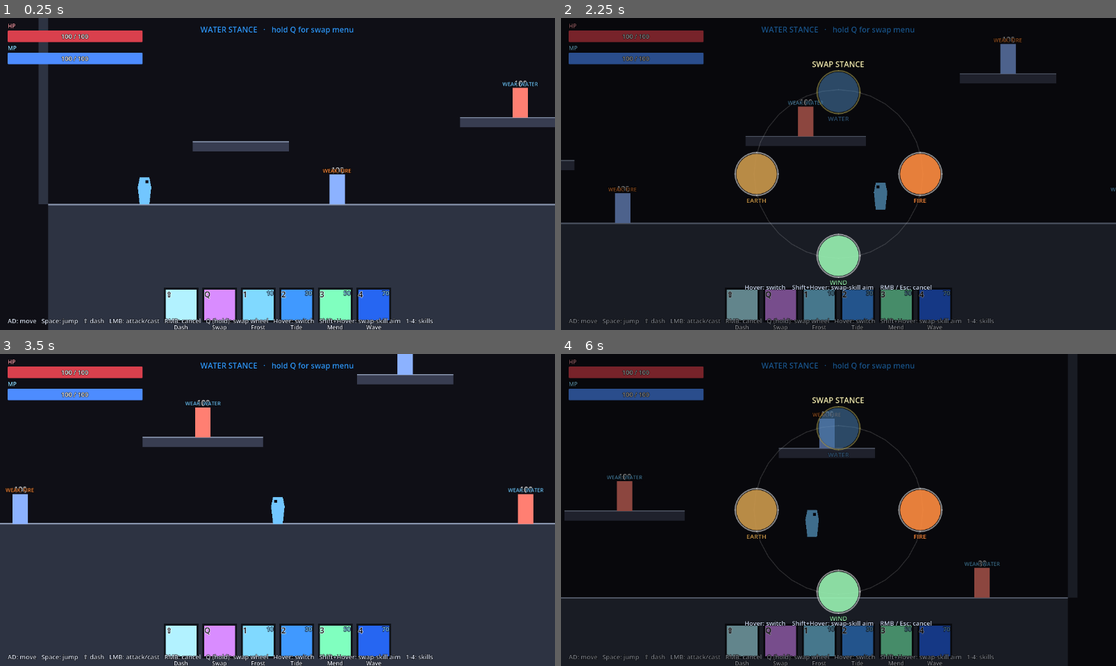
Above: before the commit, frames 1-4 (two rows, left to right).
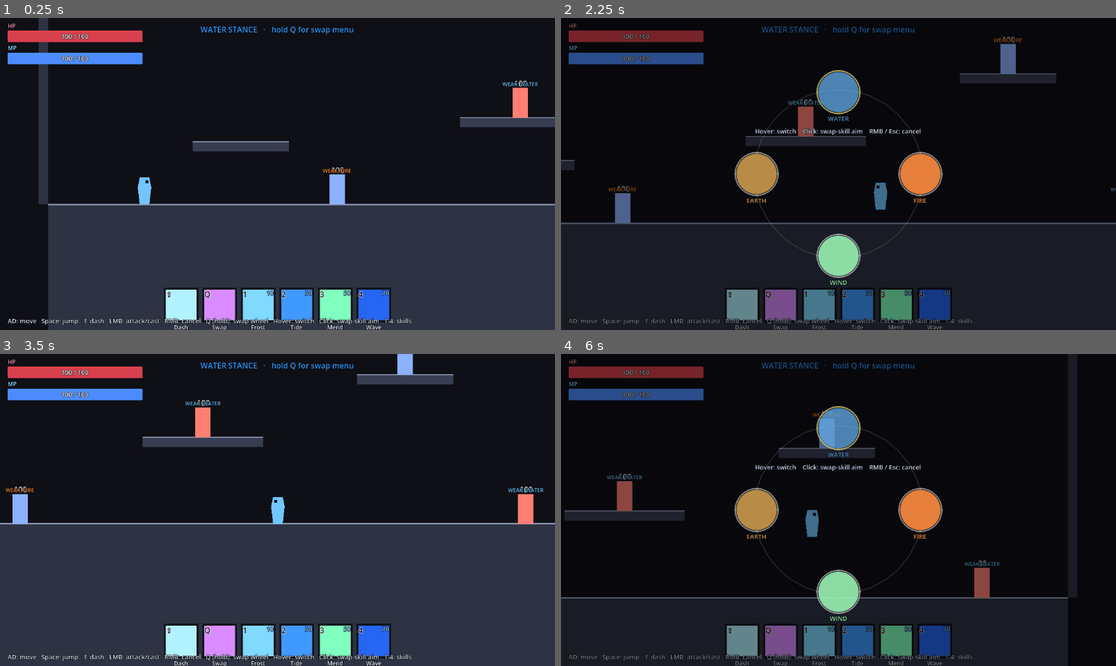
Above: after the commit, the same moments.

Repository: popcaf/achildspiritmechanicedemo
Game: Godot game, scene res://scenes/test_map.tscn
Same seed, same stepped clock (60 frames per second), same inputs: the game is played once before the commit and once after it.
Inputs (mouse positions are in pixels of both pictures, inside the frame that each line leads up to):
- Up to frame 1 (0.25 s): no input
- Up to frame 2 (2.25 s): tap Enter at 0.5 s; move the mouse to (960, 158) at 0.52 s; hold D (move_right) 0.53-2.03 s; click (960, 158) at 0.6 s; tap Space (jump) at 0.77, 1.07, 1.52, 1.82 s; tap Shift (dash) at 0.8, 1.35 s; move the mouse to (727, 189) at 1.27 s; click (727, 189) at 1.42 s; tap Q (stance_toggle) at 1.55 s; move the mouse to (894, 105) at 2.02 s; hold A (move_left) from 2.03 s (still down); hold Q (stance_toggle) from 2.03 s (still down); click (894, 105) at 2.17 s
- Up to frame 3 (3.5 s): tap Space (jump) at 2.3 s; release A (move_left) at 2.75 s; release Q (stance_toggle) at 2.75 s; click (277, 432) at 2.75 s, where only the run after the commit has a clickable "WATER"
- Up to frame 4 (6 s): move the mouse to (810, 572) at 3.52 s; hold D (move_right) 3.53-5.03 s; tap Space (jump) at 3.6, 3.77, 4.07, 4.52, 4.82, 5.27, 5.57 s; click (810, 572) at 3.8 s; move the mouse to (1005, 556) at 4.27 s; click (1005, 556) at 4.35 s; tap Shift (dash) at 4.55, 5.1 s; right-click (1005, 556) at 4.9 s; move the mouse to (672, 463) at 5.02 s; hold A (move_left) 5.03-5.78 s; click (672, 463) at 5.17 s; tap Q (stance_toggle) at 5.3 s; tap Escape (ui_cancel) at 5.65 s; move the mouse to (866, 510) at 5.77 s; hold D (move_right) from 5.78 s (still down); hold Q (stance_toggle) from 5.78 s (still down); click (866, 510) at 5.92 s

The runs differ from the first frame. In frame 1, 0.2% of the frame differs, in the area x 57-78%, y 95-99%; in frame 2, 1.7%, in the area x 33-78%, y 13-99%; in frame 3, 0.2%; in frame 4, 1.7%.

Commit message:
Version 0.0.3e

Diff:
--- a/scenes/hud.tscn
+++ b/scenes/hud.tscn
@@ -155,7 +155,7 @@
 offset_top = -28.0
 offset_right = 880.0
 offset_bottom = -8.0
-text = "AD: move   Space: jump   ⇧ dash   LMB: attack/cast   RMB: cancel   Q (hold): swap wheel   Hover: switch   Shift+Hover: swap-skill aim   1-4: skills"
+text = "AD: move   Space: jump   ⇧ dash   LMB: attack/cast   RMB: cancel   Q (hold): swap wheel   Hover: switch   Click: swap-skill aim   1-4: skills"
 theme_override_colors/font_color = Color(0.85, 0.88, 0.95, 1)
 theme_override_colors/font_outline_color = Color(0, 0, 0, 1)
 theme_override_constants/outline_size = 3
--- a/scenes/player.tscn
+++ b/scenes/player.tscn
@@ -7,6 +7,7 @@
 [ext_resource type="Script" uid="uid://05m3ddqd4b0m" path="res://scripts/swap_aimer.gd" id="5"]
 [ext_resource type="PackedScene" path="res://scenes/wind_player.tscn" id="6"]
 [ext_resource type="PackedScene" path="res://scenes/earth_player.tscn" id="7"]
+[ext_resource type="Script" path="res://scripts/swap_range_aimer.gd" id="8"]
 
 [sub_resource type="CapsuleShape2D" id="CapsuleShape2D_1"]
 radius = 12.0
@@ -55,3 +56,7 @@
 layer = 5
 visible = false
 script = ExtResource("5")
+
+[node name="SwapRangeAimer" type="Node2D" parent="."]
+visible = false
+script = ExtResource("8")
--- a/scripts/player.gd
+++ b/scripts/player.gd
@@ -110,6 +110,7 @@
 @onready var earth_stance: StancePlayer = $StanceHolder/EarthPlayer
 @onready var aim_reticle: Node2D = $AimReticle
 @onready var swap_aimer: Node = $SwapAimer
+@onready var swap_range_aimer: Node2D = $SwapRangeAimer
 @onready var cast_page: Node = get_node_or_null(cast_page_path)
 
 
@@ -130,6 +131,9 @@
 		swap_aimer.stance_selected.connect(_on_stance_selected)
 		swap_aimer.stance_aim_requested.connect(_on_stance_aim_requested)
 		swap_aimer.swap_cancelled.connect(_on_swap_cancelled)
+	if swap_range_aimer:
+		swap_range_aimer.aim_confirmed.connect(_on_swap_range_confirmed)
+		swap_range_aimer.aim_cancelled.connect(_on_swap_range_cancelled)
 	health_changed.emit(health, max_health)
 	mana_changed.emit(mana, max_mana)
 	stance_changed.emit(current_stance)
@@ -137,7 +141,7 @@
 
 func _process(_delta: float) -> void:
 	if aim_reticle:
-		if aiming_active or pending_swap_stance != -1:
+		if aiming_active:
 			aim_reticle.visible = true
 			aim_reticle.global_position = get_global_mouse_position()
 		else:
@@ -178,16 +182,11 @@
 	if Input.is_action_just_pressed("attack"):
 		if aiming_active:
 			_execute_pending_skill(get_global_mouse_position())
-		elif pending_swap_stance != -1:
-			var stance := pending_swap_stance
-			pending_swap_stance = -1
-			_execute_swap_skill_at(get_global_mouse_position(), stance)
 		elif attack_cd <= 0.0 and dash_time_left <= 0.0 and swap_time_left <= 0.0:
 			_basic_attack()
 
-	if (aiming_active or pending_swap_stance != -1) and (Input.is_action_just_pressed("ui_cancel") or Input.is_action_just_pressed("cancel_skill")):
+	if aiming_active and (Input.is_action_just_pressed("ui_cancel") or Input.is_action_just_pressed("cancel_skill")):
 		_cancel_skill()
-		pending_swap_stance = -1
 
 	if Input.is_action_just_pressed("dash") and dash_cd <= 0.0 and dash_time_left <= 0.0 and swap_time_left <= 0.0:
 		_do_dash()
@@ -499,10 +498,31 @@
 
 
 func _on_stance_aim_requested(stance_idx: int) -> void:
-	if stance_idx == current_stance:
-		return
-	_close_swap_hud()
+	# Hide wheel but stay paused — range-aimer takes over while paused.
+	swap_aiming = false
+	if swap_aimer:
+		swap_aimer.stop_aiming()
 	pending_swap_stance = stance_idx
+	if swap_range_aimer:
+		var stance_color: Color = STANCES[stance_idx].color
+		swap_range_aimer.start_aiming(stance_color, SWAP_TRAVEL_DISTANCE)
+
+
+func _on_swap_range_confirmed(target_pos: Vector2) -> void:
+	var stance := pending_swap_stance
+	pending_swap_stance = -1
+	if swap_range_aimer:
+		swap_range_aimer.stop_aiming()
+	get_tree().paused = false
+	if stance >= 0:
+		_execute_swap_skill_at(target_pos, stance)
+
+
+func _on_swap_range_cancelled() -> void:
+	pending_swap_stance = -1
+	if swap_range_aimer:
+		swap_range_aimer.stop_aiming()
+	get_tree().paused = false
 
 
 func _on_swap_cancelled() -> void:
@@ -705,6 +725,8 @@
 		_end_swap_phase()
 		if swap_aimer:
 			swap_aimer.stop_aiming()
+		if swap_range_aimer:
+			swap_range_aimer.stop_aiming()
 		get_tree().paused = false
 		health_changed.emit(health, max_health)
 		mana_changed.emit(mana, max_mana)
--- a/scripts/swap_aimer.gd
+++ b/scripts/swap_aimer.gd
@@ -43,11 +43,18 @@
 	backdrop.mouse_filter = Control.MOUSE_FILTER_IGNORE
 	_root.add_child(backdrop)
 
+	# Hub gets a real rect so child Buttons sit inside their parent's bounds
+	# (Controls with a zero-size parent can fail hit testing in some setups).
+	var hub_extent: float = WHEEL_RADIUS + ICON_RADIUS + 32.0
 	_hub = Control.new()
 	_hub.anchor_left = 0.5
 	_hub.anchor_right = 0.5
 	_hub.anchor_top = 0.5
 	_hub.anchor_bottom = 0.5
+	_hub.offset_left = -hub_extent
+	_hub.offset_right = hub_extent
+	_hub.offset_top = -hub_extent - 80.0
+	_hub.offset_bottom = hub_extent + 80.0
 	_hub.mouse_filter = Control.MOUSE_FILTER_IGNORE
 	_root.add_child(_hub)
 
@@ -86,7 +93,7 @@
 	_hub.add_child(_title)
 
 	_hint = Label.new()
-	_hint.text = "Hover: switch    Shift+Hover: swap-skill aim    RMB / Esc: cancel"
+	_hint.text = "Hover: switch    Click: swap-skill aim    RMB / Esc: cancel"
 	_hint.horizontal_alignment = HORIZONTAL_ALIGNMENT_CENTER
 	_hint.anchor_left = 0.5
 	_hint.anchor_right = 0.5
@@ -110,15 +117,19 @@
 
 func start_aiming() -> void:
 	visible = true
+	if _root:
+		_root.visible = true
 	_active = true
 	_hover_idx = -1
 	_refresh_icon_states()
 
 
 func stop_aiming() -> void:
-	visible = false
 	_active = false
 	_hover_idx = -1
+	if _root:
+		_root.visible = false
+	visible = false
 
 
 func set_current_stance(stance_idx: int) -> void:
@@ -148,6 +159,7 @@
 	var oy: float = sin(angle) * WHEEL_RADIUS
 
 	var btn := Button.new()
+	btn.process_mode = Node.PROCESS_MODE_WHEN_PAUSED
 	btn.flat = true
 	btn.focus_mode = Control.FOCUS_NONE
 	btn.mouse_default_cursor_shape = Control.CURSOR_POINTING_HAND
@@ -162,6 +174,7 @@
 	btn.offset_bottom = oy + ICON_RADIUS + 26.0
 	btn.mouse_entered.connect(_on_icon_mouse_entered.bind(idx))
 	btn.mouse_exited.connect(_on_icon_mouse_exited.bind(idx))
+	btn.pressed.connect(_on_icon_pressed.bind(idx))
 
 	var color: Color = data.get("color", Color.WHITE)
 
@@ -223,10 +236,7 @@
 			continue
 		var idx: int = int(icon.get_meta("stance_idx", -1))
 		var is_current: bool = idx == _current_stance
-		icon.disabled = is_current
-		icon.mouse_default_cursor_shape = (
-			Control.CURSOR_FORBIDDEN if is_current else Control.CURSOR_POINTING_HAND
-		)
+		icon.mouse_default_cursor_shape = Control.CURSOR_POINTING_HAND
 
 		var ring: Panel = icon.get_node_or_null("Ring")
 		if ring:
@@ -237,7 +247,7 @@
 				)
 
 		if is_current:
-			icon.modulate = Color(0.6, 0.6, 0.65, 0.65)
+			icon.modulate = Color(0.85, 0.85, 0.9, 0.85)
 		else:
 			icon.modulate = Color(1.0, 1.0, 1.0, 1.0)
 
@@ -245,13 +255,10 @@
 func _on_icon_mouse_entered(idx: int) -> void:
 	if not _active:
 		return
+	_hover_idx = idx
 	if idx == _current_stance:
 		return
-	_hover_idx = idx
-	if Input.is_key_pressed(KEY_SHIFT):
-		stance_aim_requested.emit(idx)
-	else:
-		stance_selected.emit(idx, false)
+	stance_selected.emit(idx, false)
 
 
 func _on_icon_mouse_exited(idx: int) -> void:
@@ -259,7 +266,13 @@
 		_hover_idx = -1
 
 
-func _input(event: InputEvent) -> void:
+func _on_icon_pressed(idx: int) -> void:
+	if not _active:
+		return
+	stance_aim_requested.emit(idx)
+
+
+func _unhandled_input(event: InputEvent) -> void:
 	if not _active:
 		return
 	if event.is_action_pressed("cancel_skill") or event.is_action_pressed("ui_cancel"):
@@ -270,8 +283,3 @@
 		return
 	if event is InputEventMouseButton and event.pressed and event.button_index == MOUSE_BUTTON_RIGHT:
 		swap_cancelled.emit()
-		return
-	# Shift pressed while already hovering an icon → start swap-skill aim for that stance.
-	if event is InputEventKey and event.pressed and not event.echo:
-		if event.keycode == KEY_SHIFT and _hover_idx != -1 and _hover_idx != _current_stance:
-			stance_aim_requested.emit(_hover_idx)
--- /dev/null
+++ b/scripts/swap_range_aimer.gd
@@ -0,0 +1,77 @@
+extends Node2D
+
+signal aim_confirmed(target_pos: Vector2)
+signal aim_cancelled
+
+@export var radius: float = 240.0
+
+var _color: Color = Color(1.0, 0.85, 0.3, 1.0)
+var _active: bool = false
+
+
+func _ready() -> void:
+	visible = false
+	process_mode = Node.PROCESS_MODE_WHEN_PAUSED
+	set_process(true)
+
+
+func start_aiming(stance_color: Color = Color(1.0, 0.85, 0.3, 1.0), aim_radius: float = -1.0) -> void:
+	_color = stance_color
+	if aim_radius > 0.0:
+		radius = aim_radius
+	_active = true
+	visible = true
+	set_process(true)
+	queue_redraw()
+
+
+func stop_aiming() -> void:
+	_active = false
+	visible = false
+
+
+func _process(_delta: float) -> void:
+	if _active:
+		queue_redraw()
+
+
+func _draw() -> void:
+	if not _active:
+		return
+	var fill := Color(_color.r, _color.g, _color.b, 0.08)
+	var stroke := Color(_color.r, _color.g, _color.b, 0.7)
+	draw_circle(Vector2.ZERO, radius, fill)
+	draw_arc(Vector2.ZERO, radius, 0.0, TAU, 64, stroke, 2.0, true)
+
+	var mouse: Vector2 = get_local_mouse_position()
+	var target: Vector2 = mouse
+	if target.length() > radius:
+		target = target.normalized() * radius
+
+	draw_line(Vector2.ZERO, target, Color(_color.r, _color.g, _color.b, 0.85), 2.5)
+	draw_arc(target, 14.0, 0.0, TAU, 24, Color(_color.r, _color.g, _color.b, 0.95), 3.0, true)
+	draw_circle(target, 4.0, Color(_color.r, _color.g, _color.b, 1.0))
+
+
+func _unhandled_input(event: InputEvent) -> void:
+	if not _active:
+		return
+	if event is InputEventMouseMotion:
+		queue_redraw()
+		return
+	if event is InputEventMouseButton and event.pressed and event.button_index == MOUSE_BUTTON_LEFT:
+		var mouse: Vector2 = get_local_mouse_position()
+		var target: Vector2 = mouse
+		if target.length() > radius:
+			target = target.normalized() * radius
+		aim_confirmed.emit(global_position + target)
+		get_viewport().set_input_as_handled()
+		return
+	if event.is_action_pressed("cancel_skill") or event.is_action_pressed("ui_cancel"):
+		aim_cancelled.emit()
+		return
+	if event is InputEventMouseButton and event.pressed and event.button_index == MOUSE_BUTTON_RIGHT:
+		aim_cancelled.emit()
+		return
+	if event.is_action_released("stance_toggle"):
+		aim_cancelled.emit()
Not shown, added: scripts/swap_range_aimer.gd.uid
